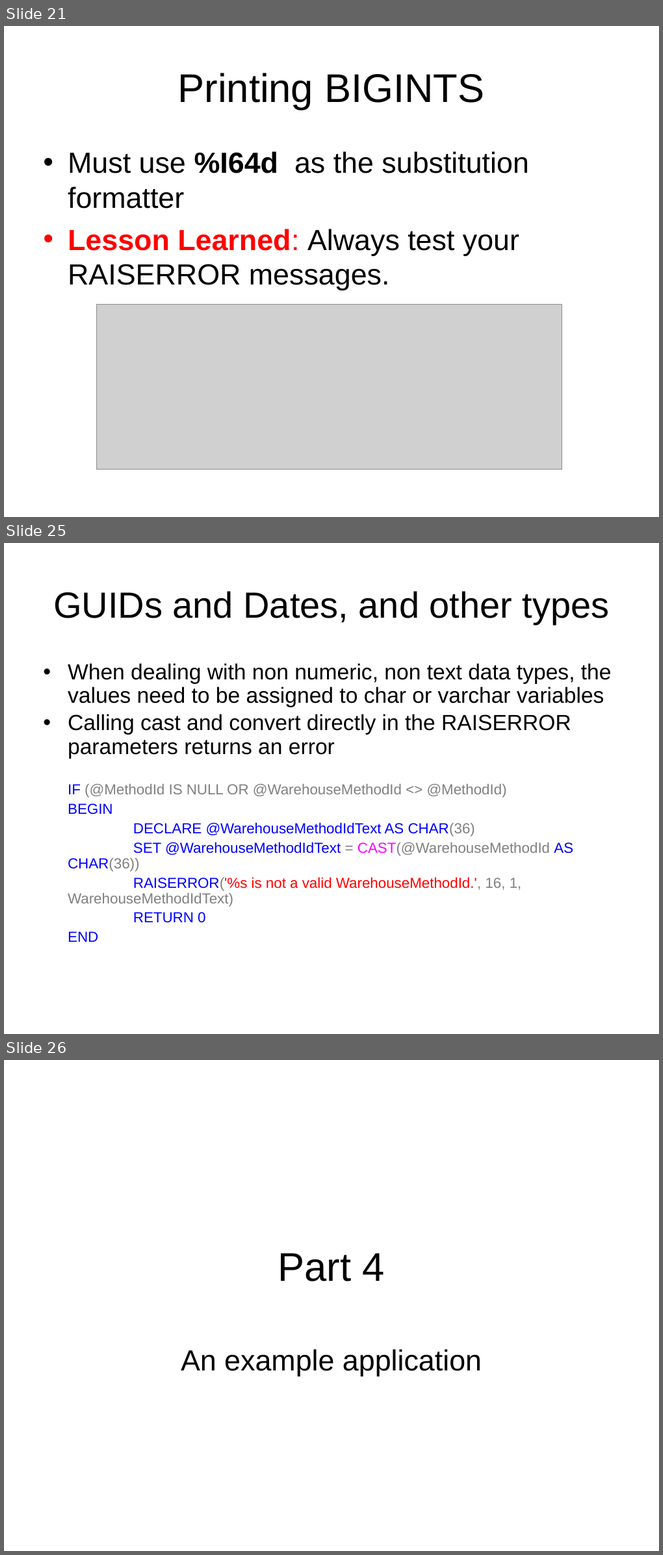
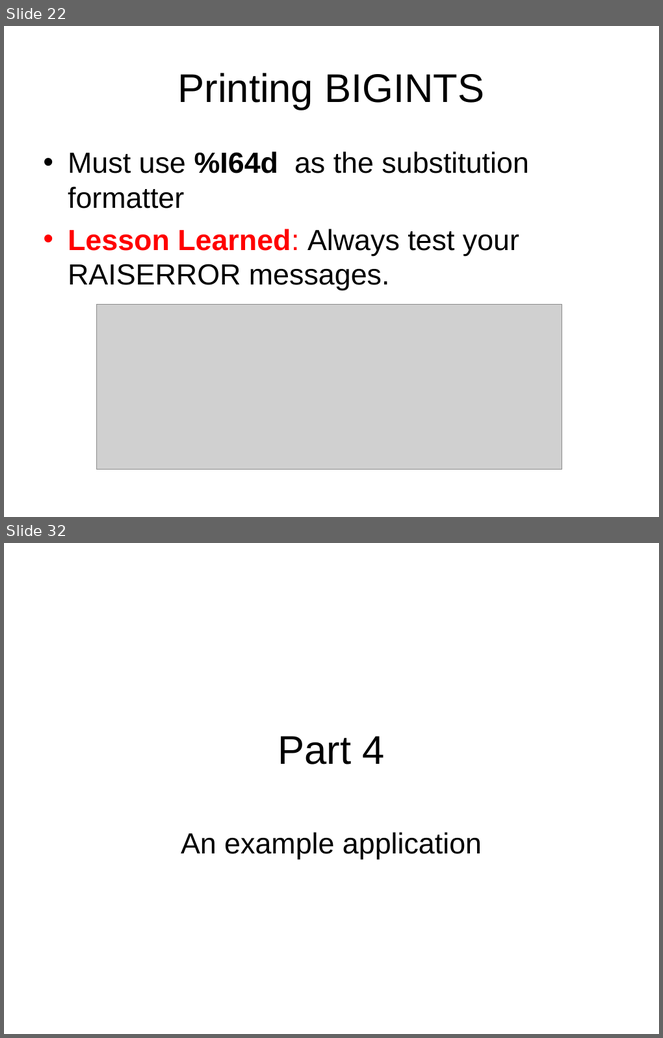
Before and after one commit to LIPHP/Employee-Contact-List, a slide deck: Docs/Using Microsoft SQL Server with PHP.ppt. Shown one above the other, each under a label of ours: slides 21, 25 and 26 before the commit, slides 22 and 32 after it; the slides between them are not shown. The pictures are 663x1555 and 663x1038 pixels, drawn with LibreOffice and Linux fonts; fonts in the diff are those of the drawing; grey boxes stand for pictures. Boxes give left, top, right and bottom in pixels: in the first picture for what was removed or moved away, otherwise in the second. Text is boxed around its words. In the diff, an @@ line names an element or a change of style, - is before the commit and + after.

Commit message:
RAISERROR Severity Examples.sql() and TRY/CATCH examples.

```diff
--- a/Docs/Using Microsoft SQL Server with PHP.ppt
+++ b/Docs/Using Microsoft SQL Server with PHP.ppt
@@ slide 25 removed at (x1=4, y1=543, x2=659, y2=1034), background #FFFFFF @@
@@ title removed at (x1=53, y1=591, x2=610, y2=624) @@
-GUIDs and Dates, and other types
@@ text removed at (x1=68, y1=663, x2=612, y2=942) @@
-• When dealing with non numeric, non text data types, the values need to be assigned to char or varchar variables
-• Calling cast and convert directly in the RAISERROR parameters returns an error
-  IF (@MethodId IS NULL OR @WarehouseMethodId <> @MethodId)
-BEGIN
-DECLARE @WarehouseMethodIdText AS CHAR(36)
-SET @WarehouseMethodIdText = CAST(@WarehouseMethodId AS CHAR(36))
-RAISERROR('%s is not a valid WarehouseMethodId.', 16, 1, WarehouseMethodIdText)
-RETURN 0
-END
@@ what was slide 21 is now slide 22 @@
@@ what was slide 26 is now slide 32 @@
```
Also in this commit, not shown: 9 slides changed, 9 slides added, 1 other slide removed, 2 other files.
